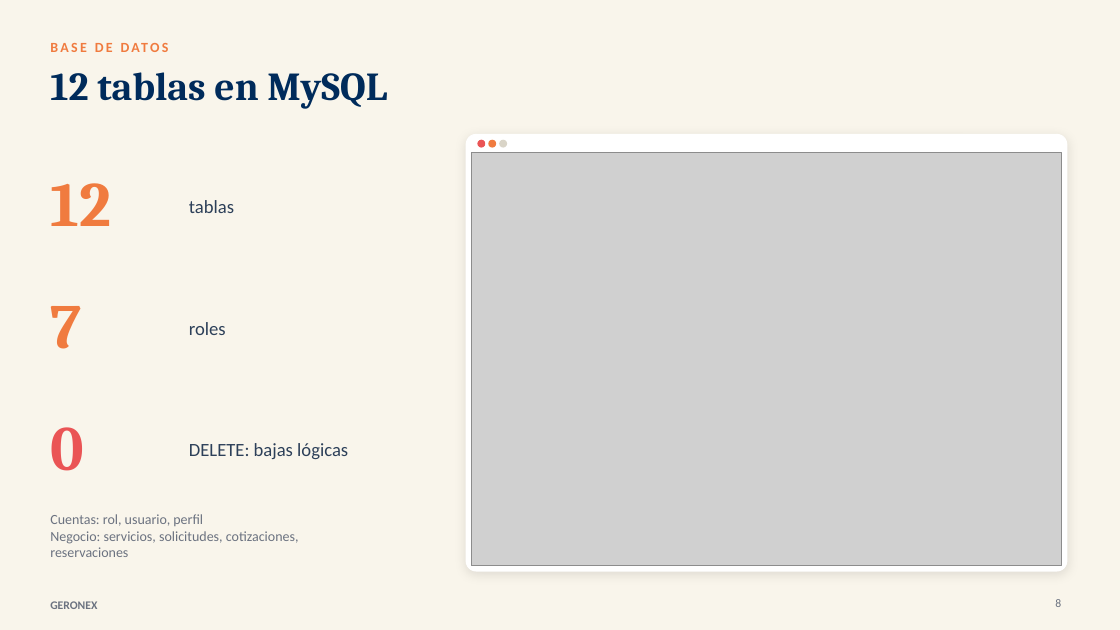
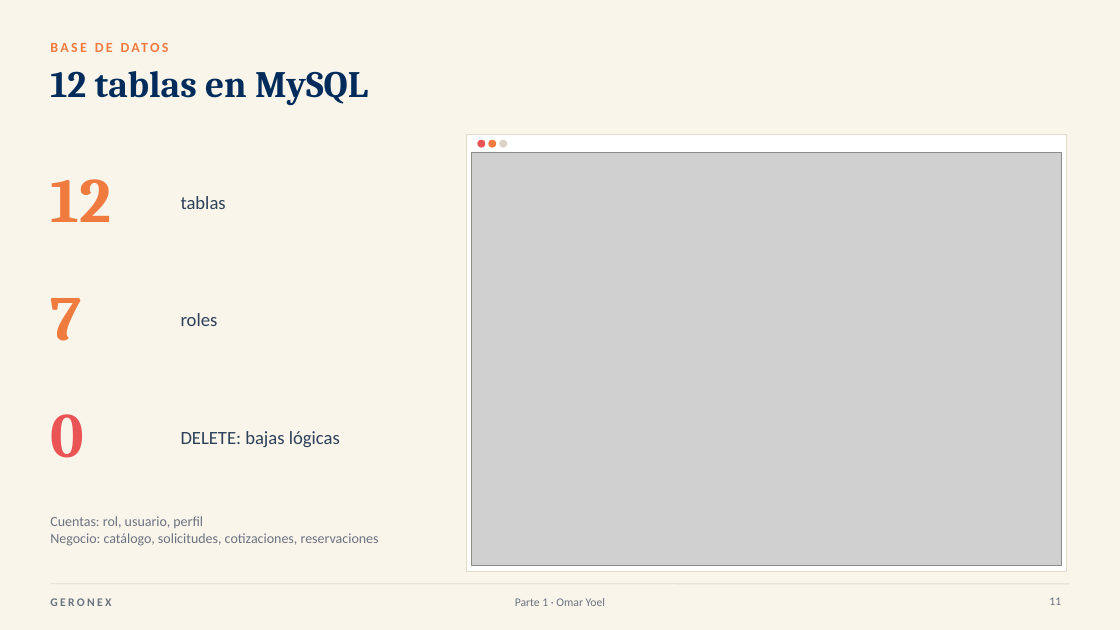
Before and after one commit to DavidVerguita/GERONEX_Equipo5, a slide deck: slide 11 of docs/Presentacion_GERONEX_Final.pptx (slide 8 before the commit). Drawn at 1120x630 pixels with LibreOffice and Linux fonts; fonts in the diff are those of the drawing; grey boxes stand for pictures. Boxes give left, top, right and bottom in pixels: in the first picture for what was removed or moved away, otherwise in the second. Text is boxed around its words. In the diff, an @@ line names an element or a change of style, - is before the commit and + after.

```diff
--- a/docs/Presentacion_GERONEX_Final.pptx
+++ b/docs/Presentacion_GERONEX_Final.pptx
@@ title "12 tablas en MySQL" at [50, 71, 368, 106]: size 34 to 32 pt @@
@@ rounded rectangle removed at [466, 134, 1067, 571] @@
@@ rectangle added at [466, 134, 1067, 571], fill #FFFFFF, outline #E3DCCB 0.75 pt @@
@@ text "12": place and size @@
-text "12" at [50, 183, 111, 226]
+text "12" at [50, 179, 111, 222]
@@ text "tablas": place and size @@
-text "tablas" at [189, 200, 234, 213]
+text "tablas" at [181, 196, 226, 209]
@@ text "7": place and size @@
-text "7" at [50, 306, 81, 349]
+text "7" at [50, 298, 81, 341]
@@ text "roles": place and size @@
-text "roles" at [189, 322, 226, 335]
+text "roles" at [181, 313, 218, 326]
@@ text "0": place and size @@
-text "0" at [50, 427, 84, 471]
+text "0" at [50, 414, 84, 458]
@@ text "DELETE: bajas lógicas": place and size @@
-text "DELETE: bajas lógicas" at [189, 443, 348, 459]
+text "DELETE: bajas lógicas" at [181, 431, 340, 447]
@@ text at [50, 533, 379, 546]: text changed @@
-Negocio: servicios, solicitudes, cotizaciones, reservaciones
+Negocio: catálogo, solicitudes, cotizaciones, reservaciones
@@ text "GERONEX" at [50, 598, 111, 606]: letter spacing 0 to 2 pt @@
@@ line added from (50, 584) to (1070, 584), #E3DCCB 0.75 pt @@
@@ text added at [515, 598, 605, 606], 10 pt, text #6B7280 @@
+Parte 1 · Omar Yoel
@@ page number added at [1049, 597, 1061, 605], 10 pt, text #6B7280 @@
+11
@@ page number removed at [1055, 599, 1061, 607] @@
-8
```
Also in this commit, not shown: 16 other slides changed, 9 slides added, 1 slide removed, 39 other files.
